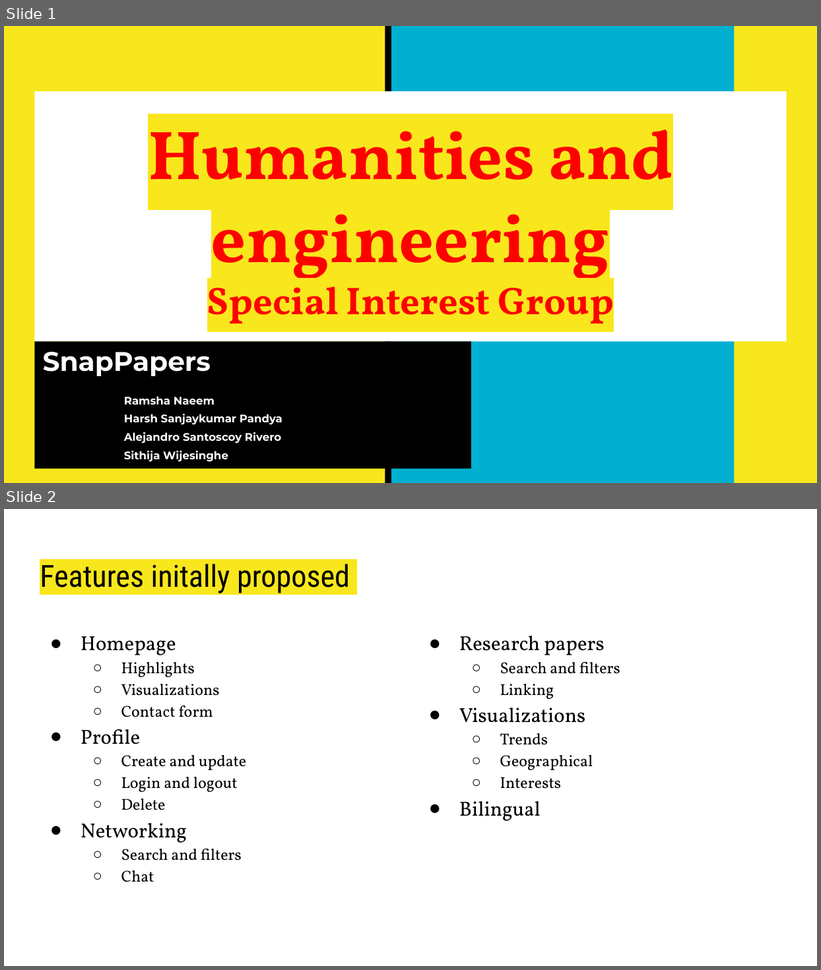
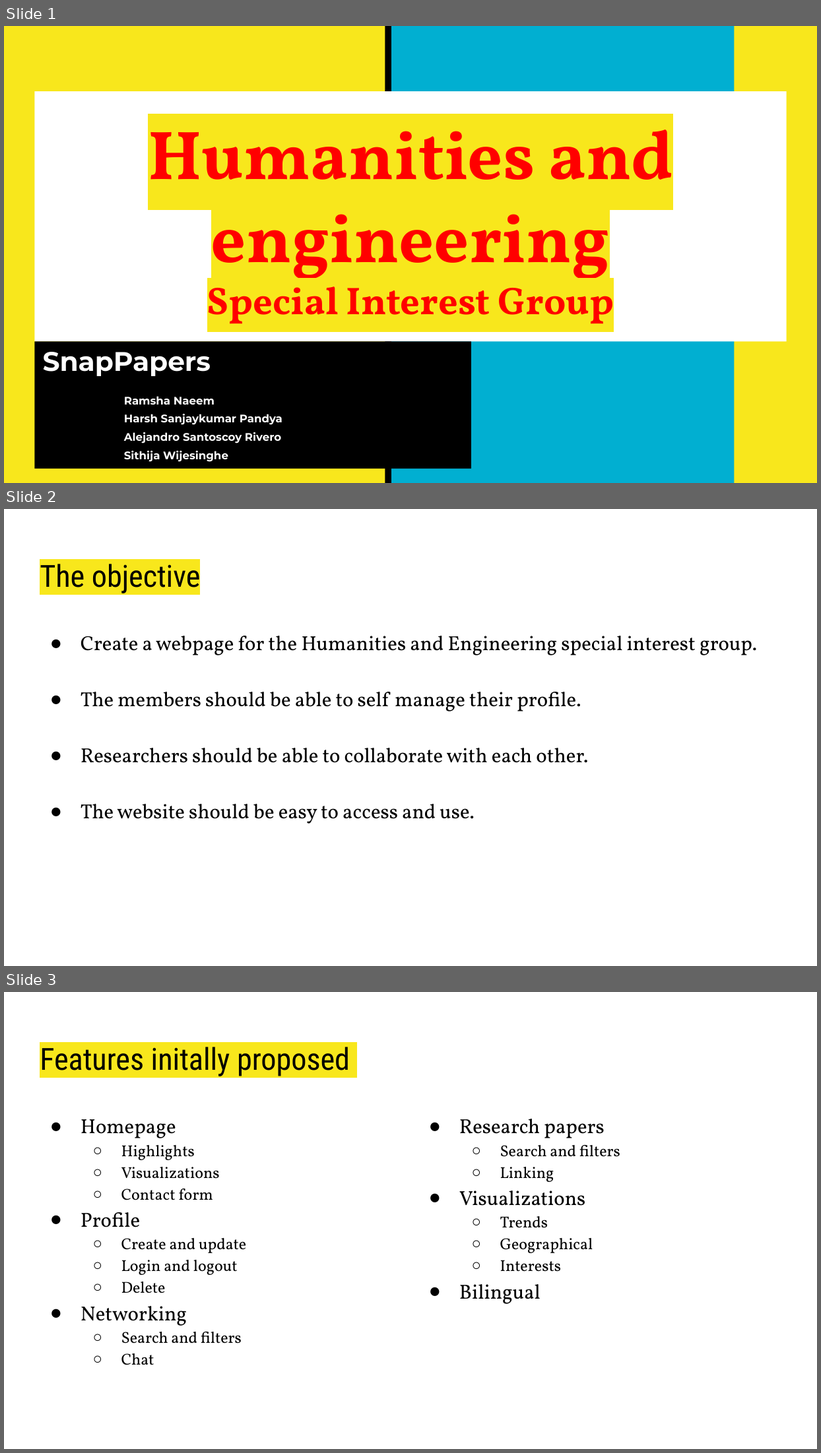
Before and after one commit to SnapPapers/Engineering-and-Humanities-SIG, a slide deck: Designing/Demonstrations and presentations for client/2024-04-12 Website demonstration.pptx. Shown one above the other, each under a label of ours: slides 1 and 2 before the commit, slides 1, 2 and 3 after it. The pictures are 821x970 and 821x1453 pixels, drawn with LibreOffice and Linux fonts; fonts in the diff are those of the drawing. Boxes give left, top, right and bottom in pixels: in the first picture for what was removed or moved away, otherwise in the second. Text is boxed around its words. In the diff, an @@ line names an element or a change of style, - is before the commit and + after.

Commit message:
updating presentation for 2024-04-12

```diff
--- a/Designing/Demonstrations and presentations for client/2024-04-12 Website demonstration.pptx
+++ b/Designing/Demonstrations and presentations for client/2024-04-12 Website demonstration.pptx
@@ slide 2 added at [4, 509, 817, 966], background #FFFFFF @@
@@ title added at [40, 559, 201, 594], 27 pt, text #000000 @@
+The objective
@@ text added at [81, 636, 757, 824], 18 pt, text #000000 @@
+● Create a webpage for the Humanities and Engineering special interest group.
+● The members should be able to self manage their profile.
+● Researchers should be able to collaborate with each other.
+● The website should be easy to access and use.
@@ what was slide 2 is now slide 3 @@
```
